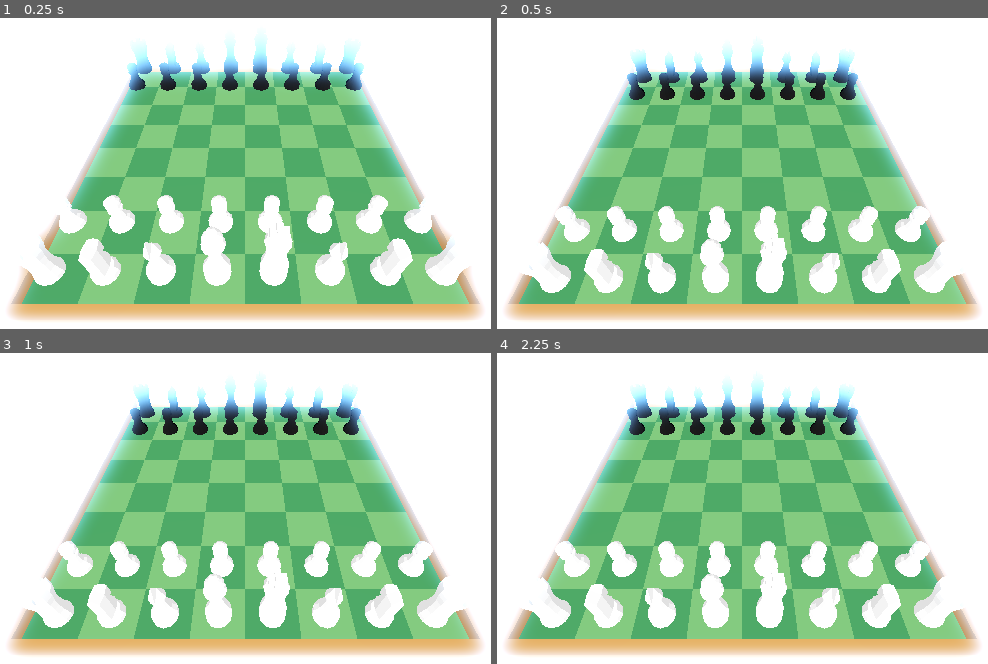
Above: before the commit, frames 1-4 (two rows, left to right).
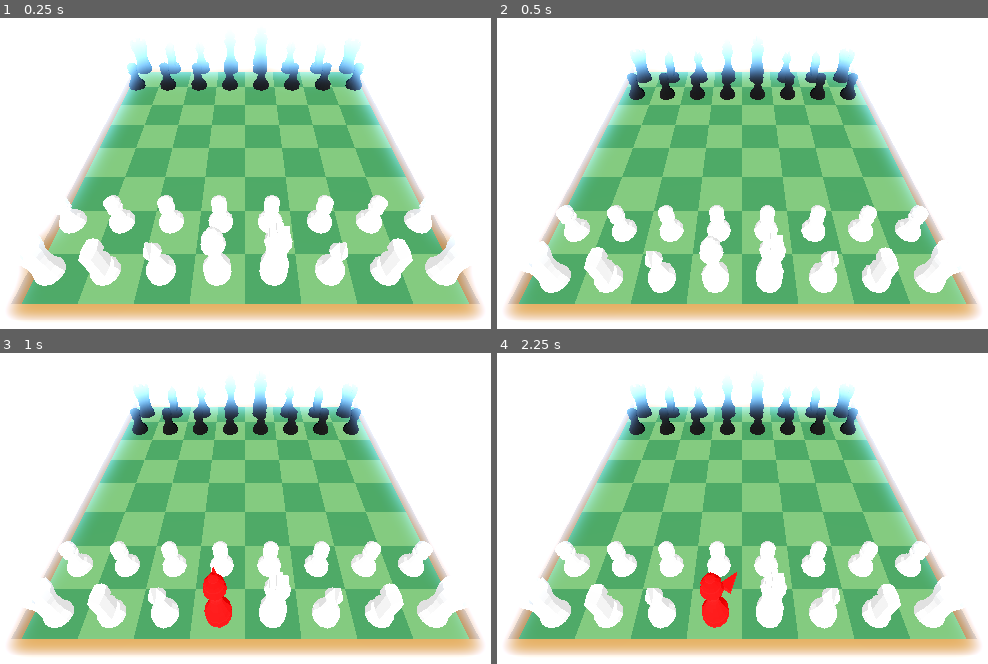
Above: after the commit, the same moments.

Repository: rickyguerin/Fairway-Chess-Jam-Submission
Game: Godot game, scene res://scenes/game.tscn
Two runs of this game, one before a commit and one after it. Both use one fixed random seed, a clock stepped at 60 frames per second and the inputs below.
Inputs (mouse positions are in pixels of both pictures, inside the frame that each line leads up to):
- Up to frame 1 (0.25 s): no input
- Up to frame 2 (0.5 s): no input
- Up to frame 3 (1 s): move the mouse to (206, 573) at 0.52 s; hold A (A) from 0.53 s (still down); click (206, 573) at 0.67 s
- Up to frame 4 (2.25 s): tap Enter at 1.25 s; move the mouse to (983, 552) at 1.27 s; release A (A) at 1.28 s; tap D (D) at 1.35 s; click (983, 552) at 1.42 s; tap Space (Space) at 2 s; move the mouse to (501, 415) at 2.02 s; hold E (E) from 2.03 s (still down); click (501, 415) at 2.17 s

Frame 1 is identical in both runs. In frame 2, 0.8% of the frame differs, in the area x 5-95%, y 60-89%; in frame 3, 0.9%; in frame 4, 0.9%.

Commit message:
turn lock rotation back off again

Diff:
--- a/godot/scenes/pieces/white/WhiteBishop.tscn
+++ b/godot/scenes/pieces/white/WhiteBishop.tscn
@@ -13,7 +13,6 @@
 collision_mask = 3
 max_contacts_reported = 1
 contact_monitor = true
-lock_rotation = true
 script = ExtResource("2_oex1b")
 starting_directions = Array[float]([45.0, 135.0, 225.0, 315.0])
 
--- a/godot/scenes/pieces/white/WhiteKing.tscn
+++ b/godot/scenes/pieces/white/WhiteKing.tscn
@@ -13,7 +13,6 @@
 collision_mask = 3
 max_contacts_reported = 1
 contact_monitor = true
-lock_rotation = true
 script = ExtResource("2_y0gb3")
 max_impulse = 8.0
 
--- a/godot/scenes/pieces/white/WhiteKnight.tscn
+++ b/godot/scenes/pieces/white/WhiteKnight.tscn
@@ -13,7 +13,6 @@
 collision_mask = 3
 max_contacts_reported = 1
 contact_monitor = true
-lock_rotation = true
 script = ExtResource("2_dtsba")
 max_impulse = 10.0
 impulse_direction = Vector3(0, 4, -1)
--- a/godot/scenes/pieces/white/WhitePawn.tscn
+++ b/godot/scenes/pieces/white/WhitePawn.tscn
@@ -13,7 +13,6 @@
 collision_mask = 3
 max_contacts_reported = 1
 contact_monitor = true
-lock_rotation = true
 script = ExtResource("2_qku0v")
 max_impulse = 8.0
 max_angle = 45.0
--- a/godot/scenes/pieces/white/WhiteQueen.tscn
+++ b/godot/scenes/pieces/white/WhiteQueen.tscn
@@ -13,7 +13,6 @@
 collision_mask = 3
 max_contacts_reported = 1
 contact_monitor = true
-lock_rotation = true
 script = ExtResource("2_ou88q")
 
 [node name="Mesh" parent="." index="0"]
--- a/godot/scenes/pieces/white/WhiteRook.tscn
+++ b/godot/scenes/pieces/white/WhiteRook.tscn
@@ -13,7 +13,6 @@
 collision_mask = 3
 max_contacts_reported = 1
 contact_monitor = true
-lock_rotation = true
 script = ExtResource("2_64irf")
 starting_directions = Array[float]([0.0, 90.0, 180.0, 270.0])
 
